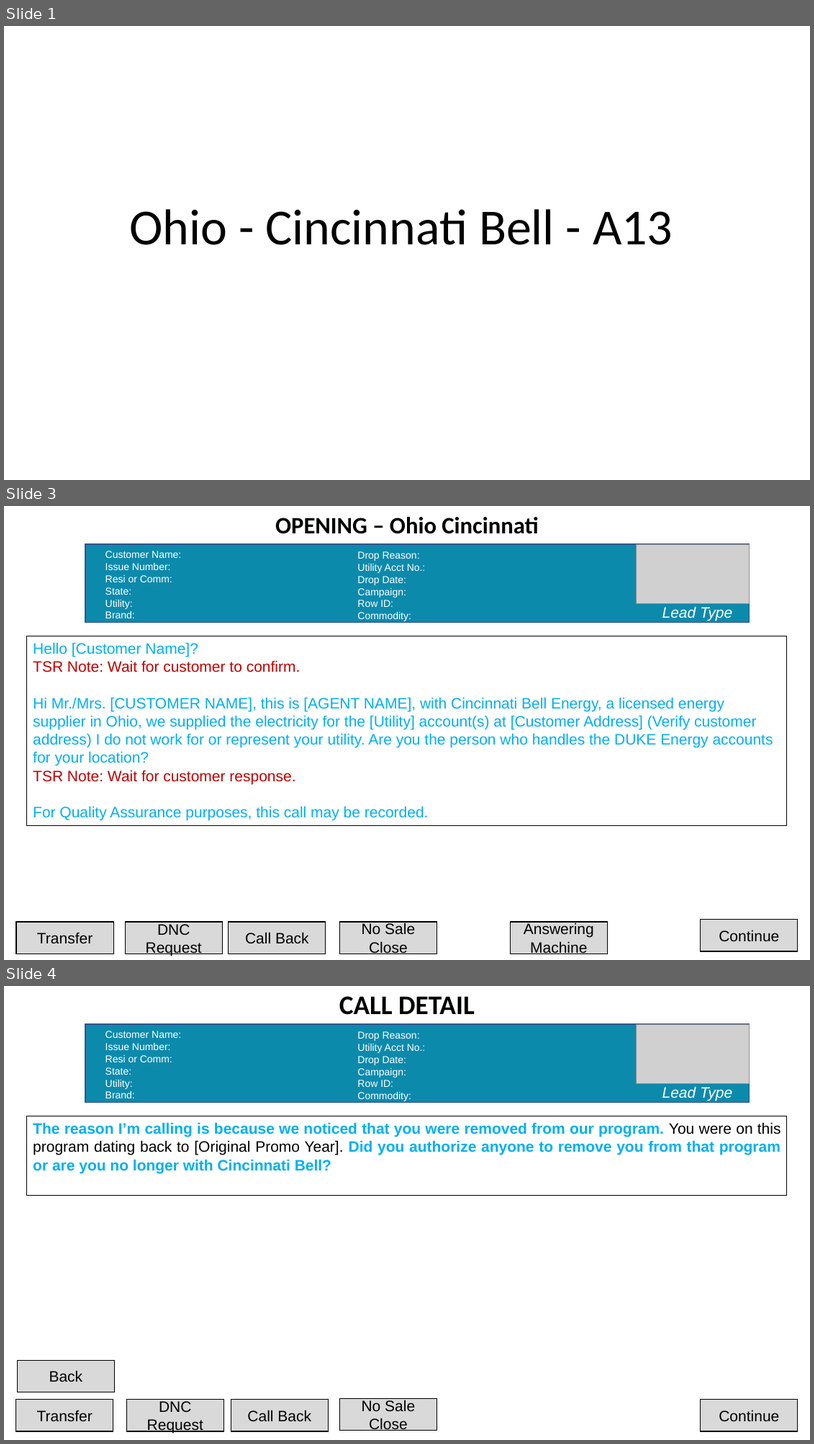
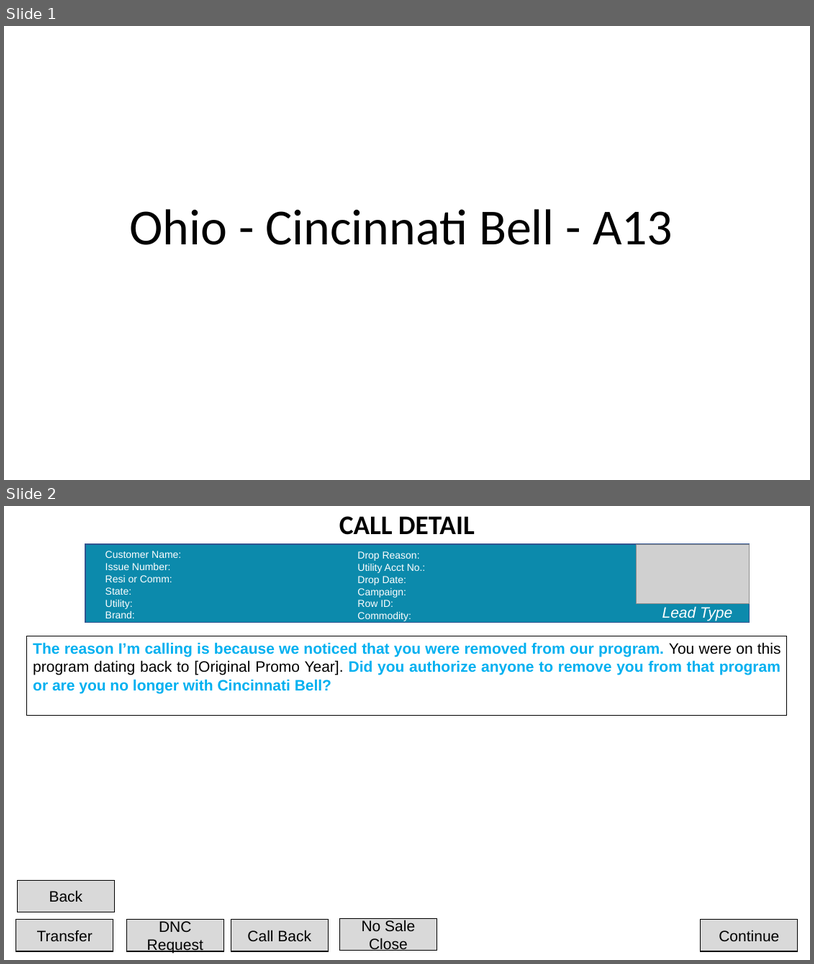
Before and after one commit to josecarrera26/AG.scriptcampaigns, a slide deck: 4226CWO-4227CWI/Ohio Cincinnati Bell.pptx. Shown one above the other, each under a label of ours: slides 1, 3 and 4 before the commit, slides 1 and 2 after it; the slides between them are not shown. The pictures are 814x1444 and 814x964 pixels, drawn with LibreOffice and Linux fonts; fonts in the diff are those of the drawing; grey boxes stand for pictures. Boxes give left, top, right and bottom in pixels: in the first picture for what was removed or moved away, otherwise in the second. Text is boxed around its words. In the diff, an @@ line names an element or a change of style, - is before the commit and + after.

```diff
--- a/4226CWO-4227CWI/Ohio Cincinnati Bell.pptx
+++ b/4226CWO-4227CWI/Ohio Cincinnati Bell.pptx
@@ slide 3 removed at (4,506,810,960), background #FFFFFF @@
@@ title removed at (275,517,538,534) @@
-OPENING – Ohio Cincinnati
@@ group removed at (85,544,750,622): 3 texts, 1 rectangle, 1 picture @@
-Customer Name:
-Issue Number:
-Resi or Comm:
-State:
-Utility:
-Brand:
-Drop Reason:
-Utility Acct No.:
-Drop Date:
-Campaign:
-Row ID:
-Commodity:
-Lead Type
@@ rectangle removed at (27,636,787,826) @@
-Hello [Customer Name]?
-TSR Note: Wait for customer to confirm.
-Hi Mr./Mrs. [CUSTOMER NAME], this is [AGENT NAME], with Cincinnati Bell Energy, a licensed energy supplier in Ohio, we supplied the electricity for the [Utility] account(s) at [Customer Address] (Verify customer address) I do not work for or represent your utility. Are you the person who handles the DUKE Energy accounts for your location?
-TSR Note: Wait for customer response.
-For Quality Assurance purposes, this call may be recorded.
@@ rectangle removed at (16,921,113,954) @@
-Transfer
@@ rectangle removed at (125,921,222,954) @@
-DNC Request
@@ rectangle removed at (229,921,326,954) @@
-Call Back
@@ rectangle removed at (340,921,437,954) @@
-No Sale Close
@@ rectangle removed at (510,921,608,954) @@
-Answering Machine
@@ rectangle removed at (701,919,798,951) @@
-Continue
@@ what was slide 4 is now slide 2 @@
```
Also in this commit, not shown: 1 other slide removed.
